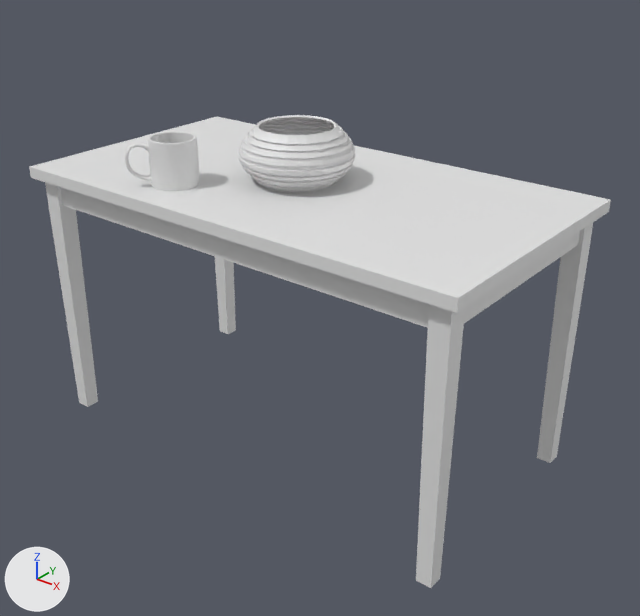
A saved change to the Blender file PathTracer/input/blender/scene2.blend.
Both versions are drawn from a 50 mm lens placed at (6.82, -8.21, 3.44), pointed at (0.35, -0.12, -1.57). The lights are fixed; the arrows at lower left show +X, +Y and +Z.

Before the edit, the objects in view are built like this:
```python
me_coffee_mug = bpy.data.meshes.new('coffee_mug')
me_coffee_mug.from_pydata(...)  # 1179 vertices, 2358 faces; spans x -1.577..-0.918, y 0.008..0.608, z 0.747..1.54
me_coffee_mug.materials.append(mat_default_obj)  # white #e7e7e7
me_old_wooden_table_mesh = bpy.data.meshes.new('old_wooden_table_Mesh')
me_old_wooden_table_mesh.from_pydata(...)  # 88 vertices, 172 faces; spans x -3.25..3.25, y -3.63..0.02, z -1.75..1.75
me_old_wooden_table_mesh.materials.append(mat_default_obj)  # white #e7e7e7
me_vases_set = bpy.data.meshes.new('vases_set')
me_vases_set.from_pydata(...)  # 1711 vertices, 1682 faces; spans x -144.0..146.0, y -26.0..113.0, z -146.0..144.0
ob_coffee_mug = bpy.data.objects.new('coffee_mug', me_coffee_mug)
ob_coffee_mug.location = (0.0, 0.0, 0.0)
ob_coffee_mug.rotation_euler = (1.571, 0.0, 0.0)  # degrees (90, 0, 0)
ob_old_wooden_table_mesh = bpy.data.objects.new('old_wooden_table_Mesh', me_old_wooden_table_mesh)
ob_old_wooden_table_mesh.location = (0.0, 0.0, 0.0)
ob_old_wooden_table_mesh.rotation_euler = (1.571, 0.0, 0.0)  # degrees (90, 0, 0)
ob_vases_set = bpy.data.objects.new('vases_set', me_vases_set)
ob_vases_set.location = (-0.12, 0.0, 0.16)
ob_vases_set.rotation_euler = (1.571, 0.0, 0.0)  # degrees (90, 0, 0)
ob_vases_set.scale = (0.005, 0.005, 0.005)
```
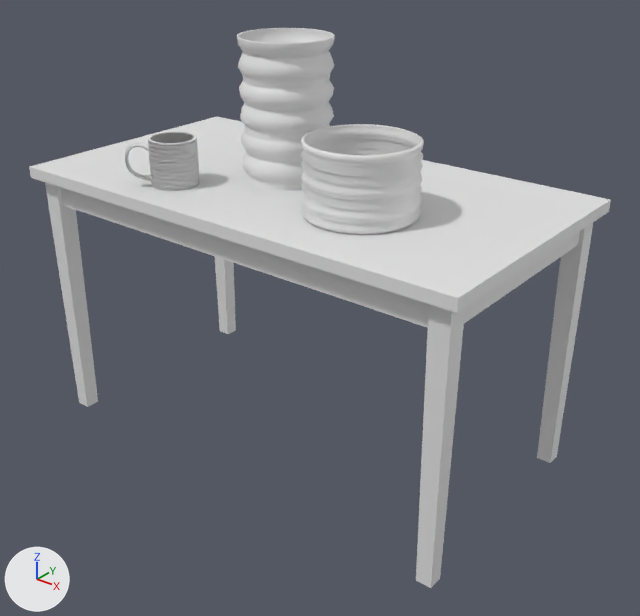
Boxes [x1, y1, x2, y2] around the edits, measured in the pictures (640 x 616 px):
```json
{"object": "vase002", "change": "added", "after": [237, 28, 335, 190]}
{"object": "vase015", "change": "added", "after": [301, 124, 424, 234]}
{"object": "vases_set", "change": "deleted", "before": [238, 115, 356, 192]}
{"object": "coffee_mug", "change": "recoloured", "before": [125, 131, 200, 191], "after": [125, 131, 200, 191]}
```

Edits to the scene script, one JSON object a line:
```json
{"op": "add", "block": "img_mug_normal_png", "code": ["img_mug_normal_png = load_image('mug_normal.png', '../texture/mug_normal.png', 2048, 2048, 'sRGB')"]}
{"op": "add", "block": "mat_material_001", "code": ["mat_material_001 = bpy.data.materials.new('Material.001')", "# colours: white #f3f3f3", "# uses the picture img_mug_normal_png"]}
{"block": "me_coffee_mug", "where": "me_coffee_mug.from_pydata(...)  # 1179 vertices, 2358 faces; spans x -1.577..-0.918, y 0.008..0.608, z 0.747..1.54"}
{"op": "remove", "block": "me_coffee_mug", "code": "me_coffee_mug.materials.append(mat_default_obj)  # white #e7e7e7"}
{"op": "add", "block": "me_coffee_mug", "code": "me_coffee_mug.materials.append(mat_material_001)"}
{"op": "add", "block": "me_vase015", "code": ["me_vase015 = bpy.data.meshes.new('vase015')", "me_vase015.from_pydata(...)  # 2162 vertices, 2164 faces; spans x -0.667..0.664, y 0.009..0.893, z -0.705..0.631"]}
{"op": "add", "block": "me_vase002", "code": ["me_vase002 = bpy.data.meshes.new('vase002')", "me_vase002.from_pydata(...)  # 1772 vertices, 1770 faces; spans x -0.58..0.58, y 0.0..1.76, z -0.62..0.55"]}
{"op": "remove", "block": "ob_vases_set", "code": ["ob_vases_set = bpy.data.objects.new('vases_set', me_vases_set)", "ob_vases_set.location = (-0.12, 0.0, 0.16)", "ob_vases_set.rotation_euler = (1.571, 0.0, 0.0)  # degrees (90, 0, 0)", "ob_vases_set.scale = (0.005, 0.005, 0.005)"]}
{"op": "add", "block": "ob_vase015", "code": ["ob_vase015 = bpy.data.objects.new('vase015', me_vase015)", "ob_vase015.location = (1.25, -0.55, 0.0)", "ob_vase015.rotation_euler = (1.571, 0.0, 0.0)  # degrees (90, 0, 0)"]}
{"op": "add", "block": "ob_vase002", "code": ["ob_vase002 = bpy.data.objects.new('vase002', me_vase002)", "ob_vase002.location = (-0.3, 0.0, 0.0)", "ob_vase002.rotation_euler = (1.571, 0.0, 0.0)  # degrees (90, 0, 0)"]}
```
